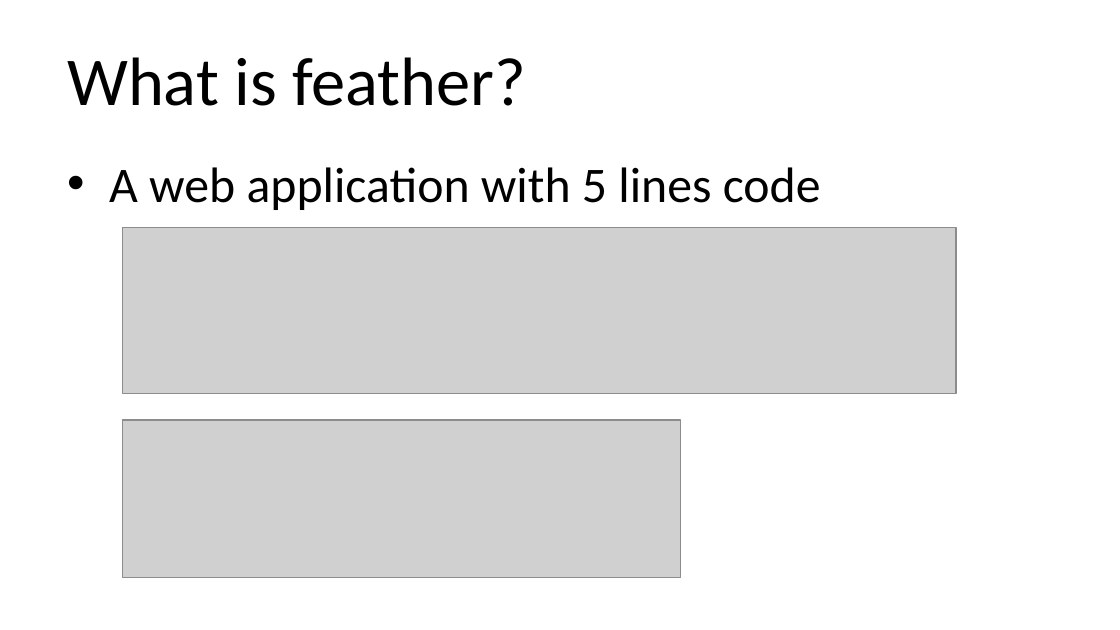
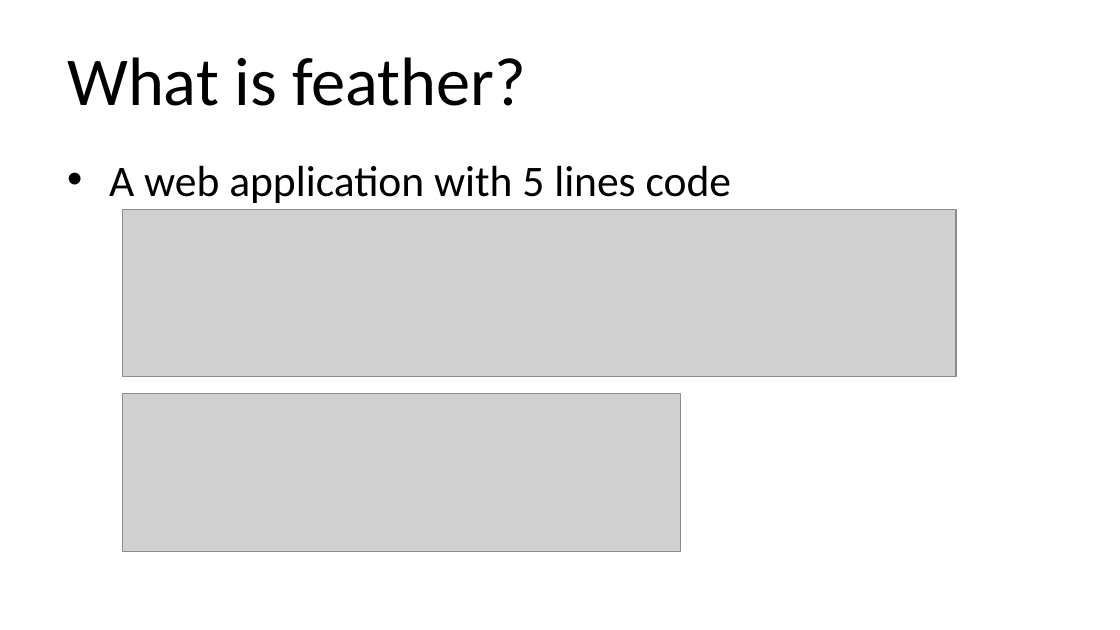
Before and after one commit to qicosmos/cppcon2018, a slide deck: slide 14 of cppcon2018.pptx (slide 12 before the commit). Drawn at 1120x630 pixels with LibreOffice and Linux fonts; fonts in the diff are those of the drawing; grey boxes stand for pictures. Boxes give left, top, right and bottom in pixels: in the first picture for what was removed or moved away, otherwise in the second. Text is boxed around its words. In the diff, an @@ line names an element or a change of style, - is before the commit and + after.

```diff
--- a/cppcon2018.pptx
+++ b/cppcon2018.pptx
@@ text "A web application with 5 ..." at (x1=109, y1=165, x2=731, y2=203): size 32 to 28 pt @@
@@ picture moved from (x1=122, y1=227, x2=955, y2=393) to (x1=122, y1=209, x2=955, y2=375) @@
@@ picture moved from (x1=122, y1=420, x2=680, y2=578) to (x1=122, y1=394, x2=680, y2=552) @@
```
Also in this commit, not shown: 5 other slides changed, 1 slide added, 1 slide removed.
